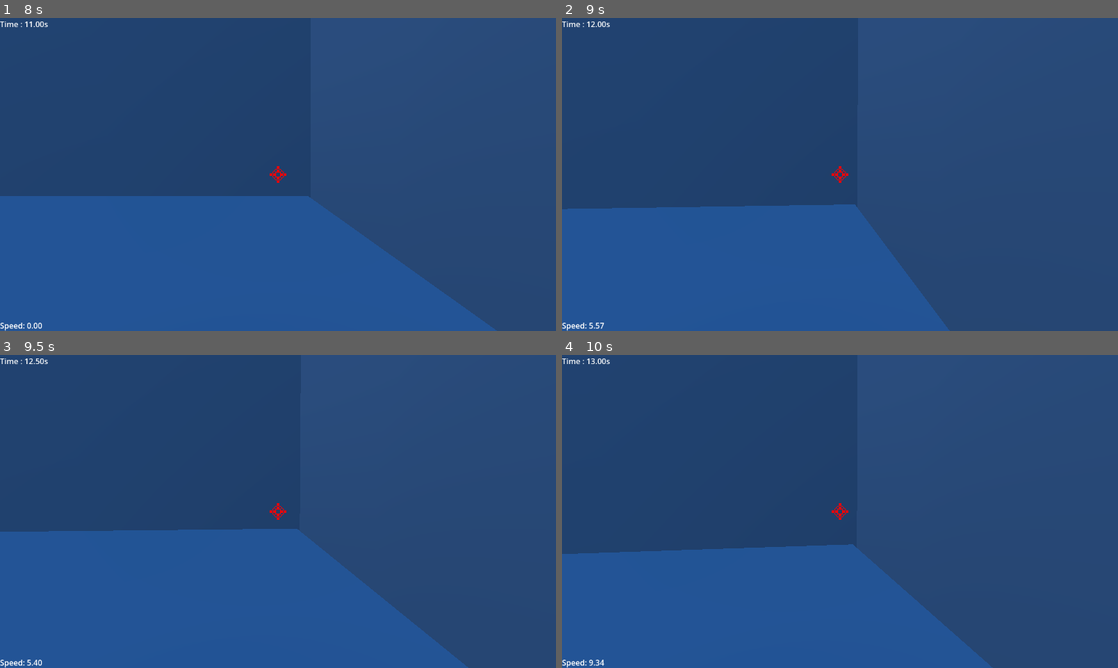
Above: before the commit, frames 1-4 (two rows, left to right).
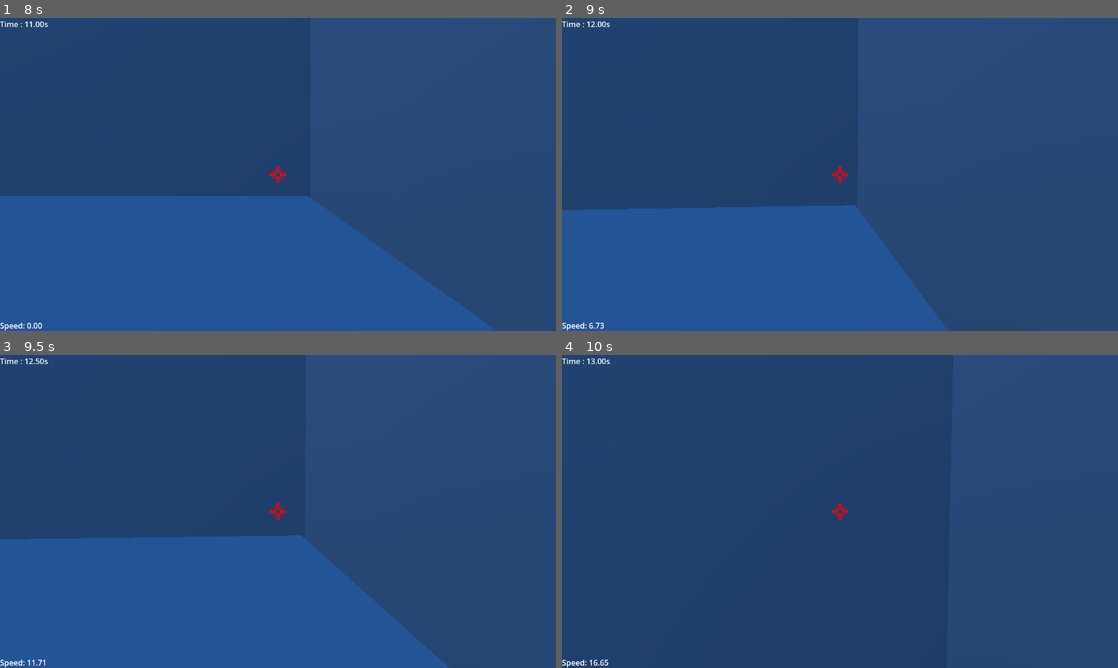
Above: after the commit, the same moments.

Repository: Lilianbazantay/Speed4Need
Game: Godot game, scene res://scenes/MainMenu/MainMenu.tscn
Same seed, same stepped clock (60 frames per second), same inputs: the game is played once before the commit and once after it.
Inputs (mouse positions are in pixels of both pictures, inside the frame that each line leads up to):
- Up to frame 1 (8 s): click "SETTINGS" at 0.5 s; click (183, 80) at 1.27 s; click "Unbound" at 2 s; click "Activate Timer" at 2.75 s; click "Mouse/Joypad" at 3.5 s; click (227, 155) at 4.25 s; click (250, 221) at 5 s; click "MAIN MENU" at 5.75 s; click "PLAY" at 6.5 s; click (211, 149) at 7.27 s
- Up to frame 2 (9 s): tap Enter (ui_accept) at 8 s; move the mouse to (867, 174) at 8.02 s; hold Ctrl (crouch) 8.03-8.78 s; hold W (move_forward, bound only after the commit) from 8.03 s (still down); click (867, 174) at 8.17 s; tap Space (jump) at 8.27 s; move the mouse to (812, 174) at 8.77 s; tap E (grapple) at 8.85 s; click (812, 174) at 8.92 s
- Up to frame 3 (9.5 s): keep holding W (move_forward, bound only after the commit); tap Space (jump) at 9.02 s
- Up to frame 4 (10 s): keep holding W (move_forward, bound only after the commit); move the mouse to (851, 505) at 9.52 s; press the mouse at (851, 505) at 9.53 s

Frame 1 is identical in both runs. In frame 2, 0.3% of the frame differs, in the area x 0-70%, y 59-100%; in frame 3, 2.2%; in frame 4, 25%, in the area x 0-78%, y 60-100%.
Error after the commit: Invalid access to property or key 'keycode' on a base object of type 'InputEventMouseButton'. (res://scenes/MainMenu/key_edit.gd:33)

Commit message:
fix(key_edit): focusable keys (left_click, space & enter) were unable to be set

Diff:
--- a/scenes/MainMenu/key_edit.gd
+++ b/scenes/MainMenu/key_edit.gd
@@ -2,7 +2,9 @@
 
 var keyStr: String;
 var prevStr: String;
+
 var waitRebind: bool = false
+var prevSpace: bool = false;
 
 func _ready():
 	keyStr = $".".text;
@@ -28,15 +30,23 @@
 		if (event is InputEventMouseButton
 			|| event is InputEventJoypadButton):
 			$Rebind.text = "Mouse/Joypad"
+			if (event.keycode == MOUSE_BUTTON_LEFT):
+				prevSpace = true;
 		else:
 			if (event.keycode == KEY_ESCAPE):
 				$Rebind.text = prevStr;
 				return;
+			if (event.keycode == KEY_SPACE
+				|| event.keycode == KEY_ENTER):
+				prevSpace = true;
 			$Rebind.text = OS.get_keycode_string(event.keycode)
 		prevStr = $Rebind.text;
 		InputMap.action_erase_events(keyStr)
 		InputMap.action_add_event(keyStr, event);
 
 func _on_rebind_pressed() -> void:
+	if (prevSpace):
+		prevSpace = false;
+		return;
 	$Rebind.text = "Unbound"
 	waitRebind = true;
